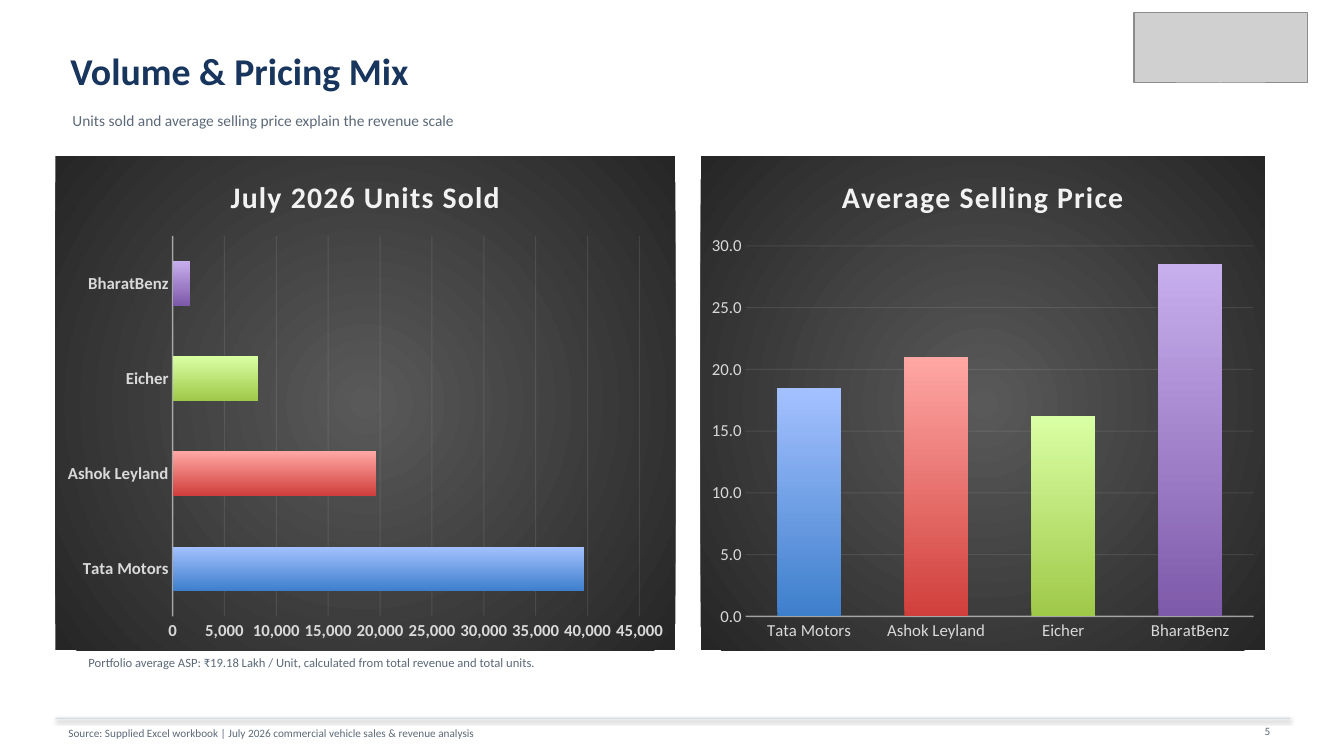
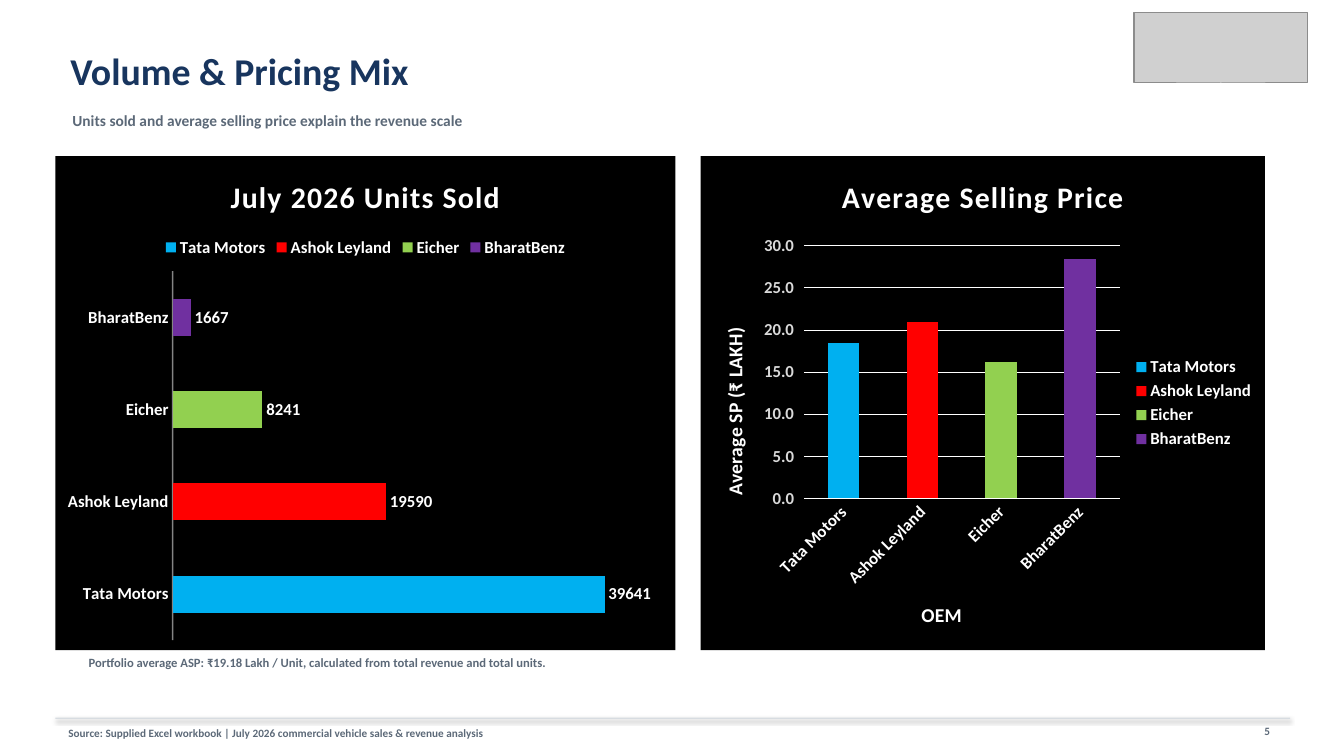
Before and after one commit to siddharthburman3-cmd/Sales-Revenue-Dashboard-with-KPI-Tracker, a slide deck: slide 5 of Commercial_Vehicles_July_2026_Sales_Revenue_Presentation.pptx. Drawn at 1344x756 pixels with LibreOffice and Linux fonts; fonts in the diff are those of the drawing; grey boxes stand for pictures. Boxes give left, top, right and bottom in pixels: in the first picture for what was removed or moved away, otherwise in the second. Text is boxed around its words. In the diff, an @@ line names an element or a change of style, - is before the commit and + after.

```diff
--- a/Commercial_Vehicles_July_2026_Sales_Revenue_Presentation.pptx
+++ b/Commercial_Vehicles_July_2026_Sales_Revenue_Presentation.pptx
@@ bar chart at (55, 156, 676, 650) @@
-Series 1: 40000, 20000, 8000, 2000
+Series 1: 39641, 19590, 8241, 1667
@@ data labels of Series 1 added @@
@@ colours of single points changed @@
@@ legend changed @@
@@ category axis changed @@
@@ value axis changed @@
@@ bar spacing changed @@
@@ background changed @@
@@ column chart at (701, 156, 1265, 650) @@
-Series 1: 18.5, 21, 16.2, 28.5
+ASP (₹ Lakh / Unit): 18.5, 21, 16.2, 28.5
@@ colours of single points changed @@
@@ category axis title "" to "OEM " @@
@@ value axis title "" to "Average SP (₹ LAKH) " @@
@@ legend changed @@
@@ category axis changed @@
@@ value axis changed @@
@@ bar spacing changed @@
@@ background changed @@
@@ lettering changed @@
@@ bold on in 4 elements at (1264, 727, 1270, 735), (72, 115, 463, 129), (68, 729, 483, 739), (89, 658, 545, 669) @@
```
Also in this commit, not shown: 7 other slides changed, 1 slide added.
